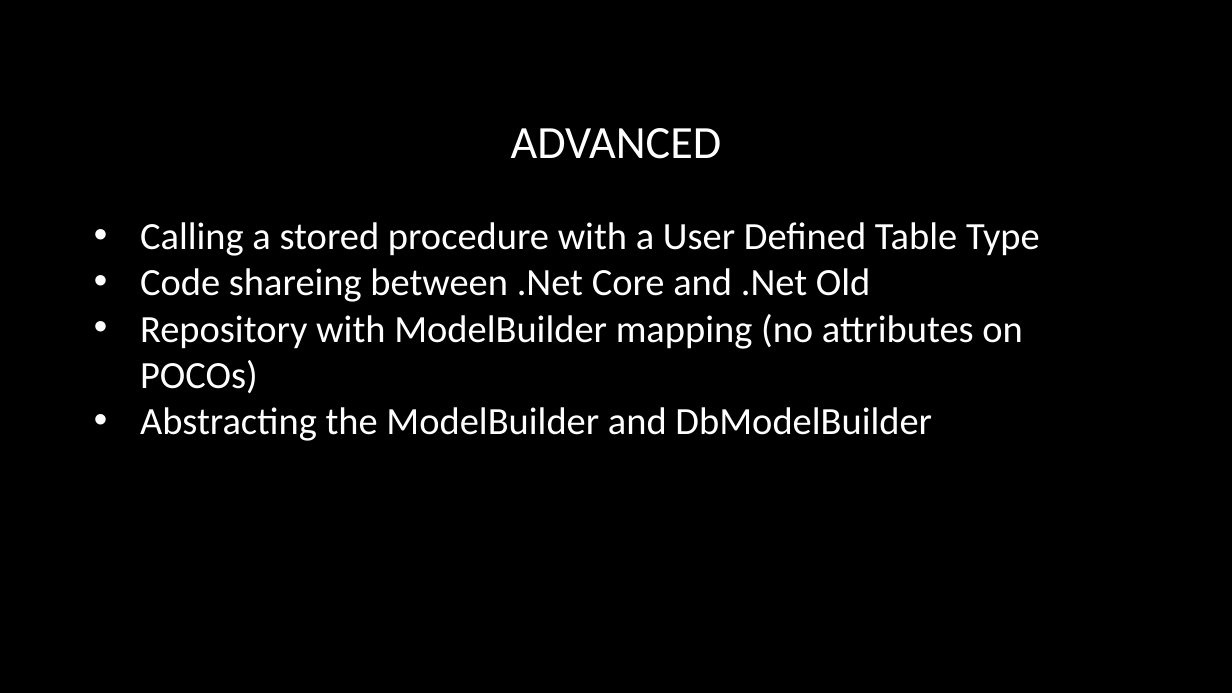
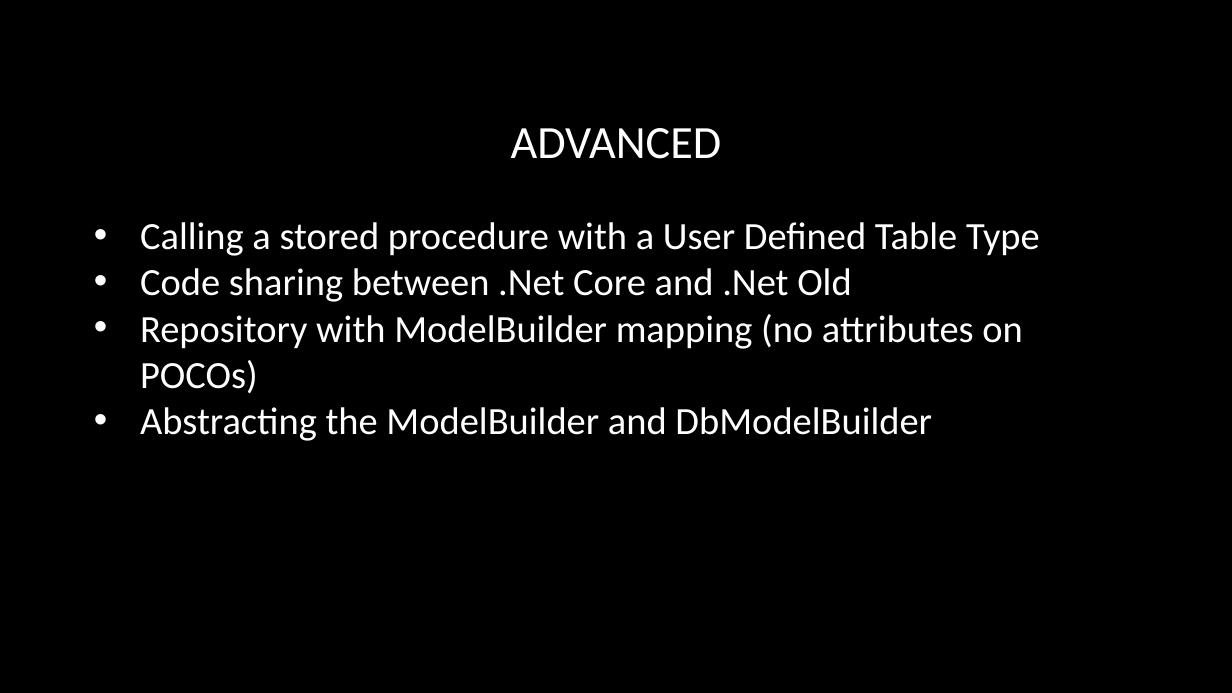
Before and after one commit to SpilledMilkCOM/DenDevDayEFCore, a slide deck: slide 14 of Entity Framework Core.pptx. Drawn at 1232x693 pixels with LibreOffice and Linux fonts; fonts in the diff are those of the drawing; background and template pictures are left out. Boxes give left, top, right and bottom in pixels: in the first picture for what was removed or moved away, otherwise in the second. Text is boxed around its words. In the diff, an @@ line names an element or a change of style, - is before the commit and + after.

```diff
--- a/Entity Framework Core.pptx
+++ b/Entity Framework Core.pptx
@@ text at (x1=140, y1=268, x2=851, y2=302): text changed @@
-• Code shareing between .Net Core and .Net Old
+• Code sharing between .Net Core and .Net Old
```
Also in this commit, not shown: 2 other slides changed, 2 other files.
